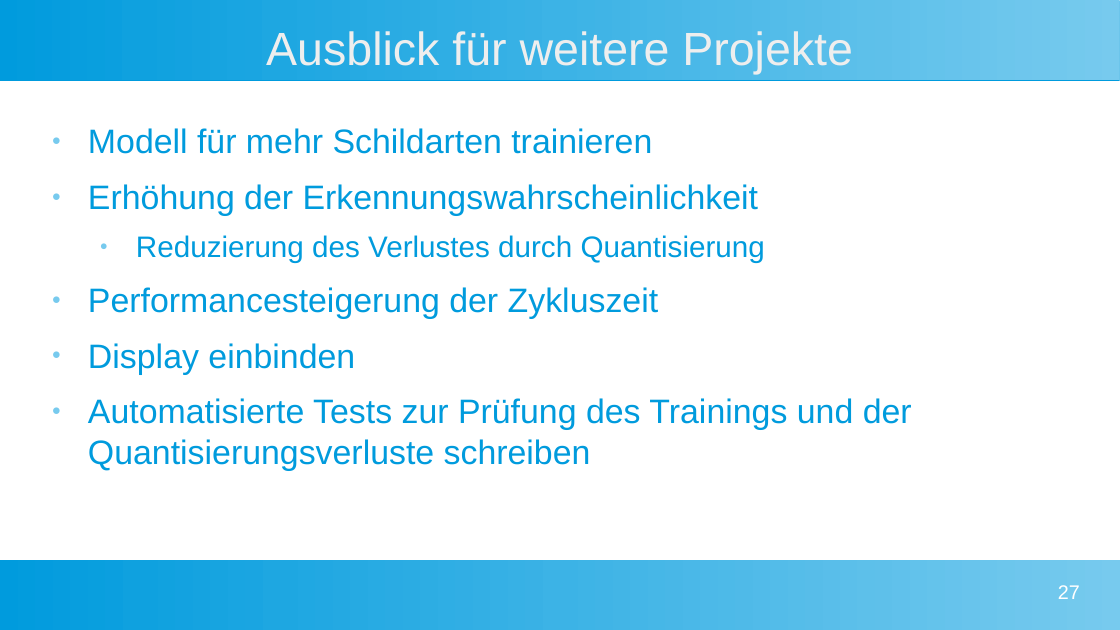
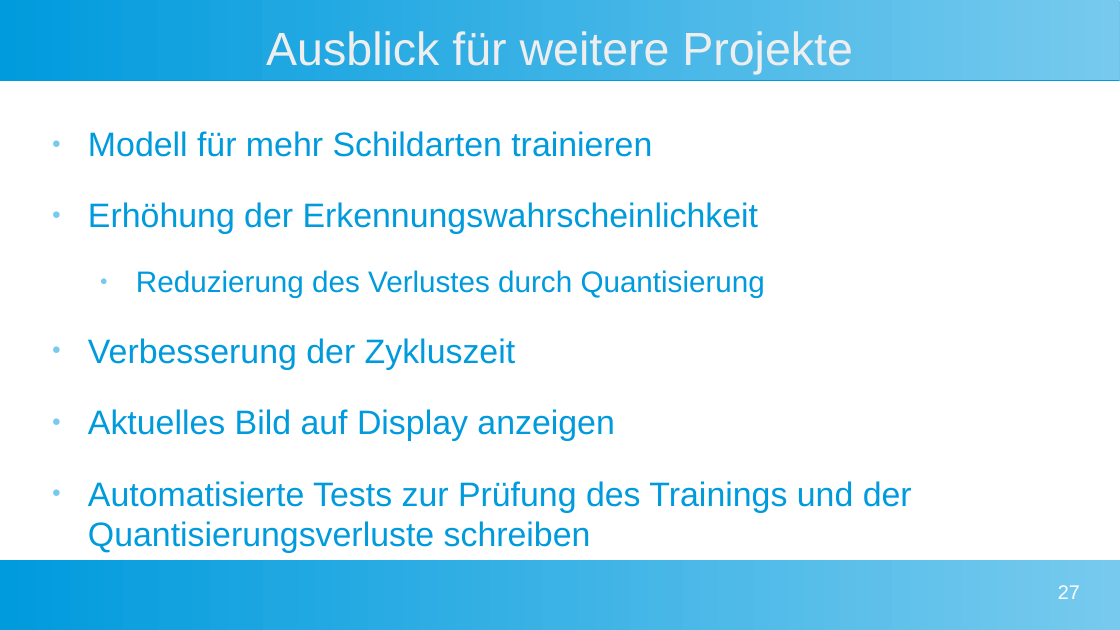
Before and after one commit to Commander-Philip/the-machine-learning-brick, a slide deck: slide 27 of docs/Präsentation.odp. Drawn at 1120x630 pixels with LibreOffice and Linux fonts; fonts in the diff are those of the drawing. Boxes give left, top, right and bottom in pixels: in the first picture for what was removed or moved away, otherwise in the second. Text is boxed around its words. In the diff, an @@ line names an element or a change of style, - is before the commit and + after.

```diff
--- a/docs/Präsentation.odp
+++ b/docs/Präsentation.odp
@@ text at [88, 131, 912, 513]: more space between paragraphs @@
@@ text at [88, 338, 614, 441]: text changed @@
-● Performancesteigerung der Zykluszeit
-● Display einbinden
+● Verbesserung der Zykluszeit
+● Aktuelles Bild auf Display anzeigen
```
Also in this commit, not shown: 2 other slides changed.
